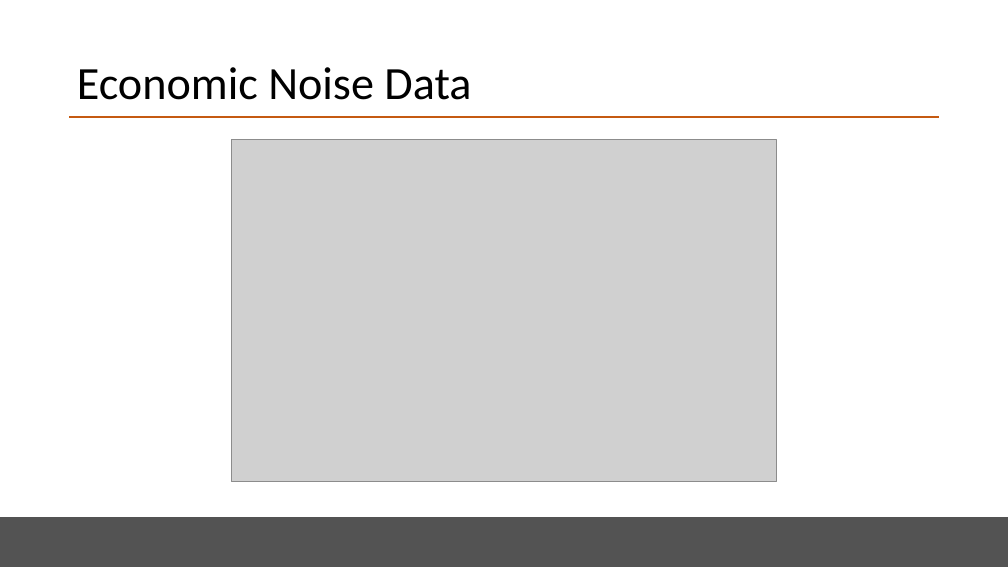
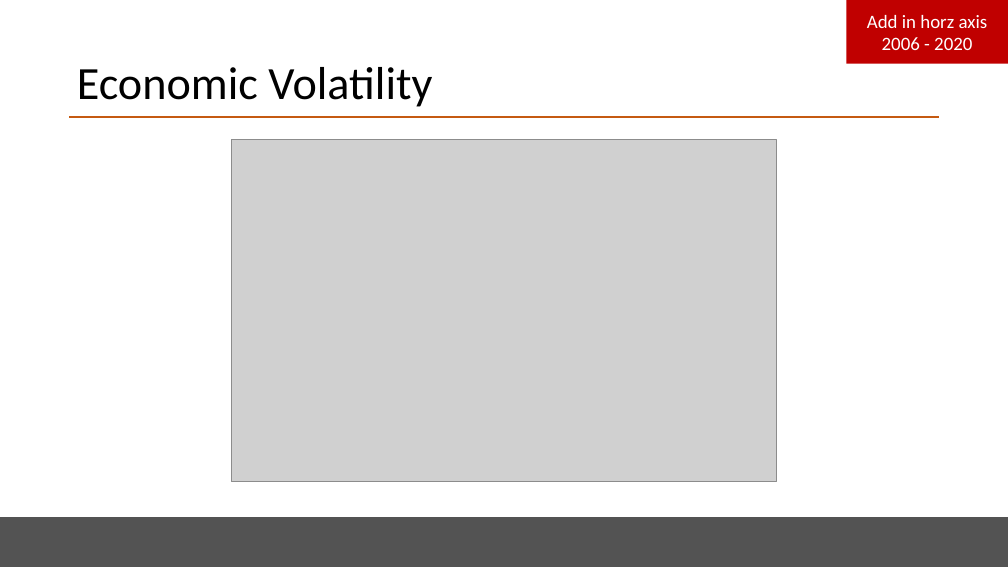
Before and after one commit to emilymcdaniel/Final_Project, a slide deck: slide 6 of BootCamp_FinalPres_v3.pptx. Drawn at 1008x567 pixels with LibreOffice and Linux fonts; fonts in the diff are those of the drawing; grey boxes stand for pictures. Boxes give left, top, right and bottom in pixels: in the first picture for what was removed or moved away, otherwise in the second. Text is boxed around its words. In the diff, an @@ line names an element or a change of style, - is before the commit and + after.

```diff
--- a/BootCamp_FinalPres_v3.pptx
+++ b/BootCamp_FinalPres_v3.pptx
@@ rectangle added at <box>847,0,1008,64</box>, fill #C00000, 18 pt, text #FFFFFF @@
+Add in horz axis 2006 - 2020
@@ title at <box>77,67,432,107</box>: text changed @@
-Economic Noise Data
+Economic Volatility
```
Also in this commit, not shown: 3 other slides changed.
